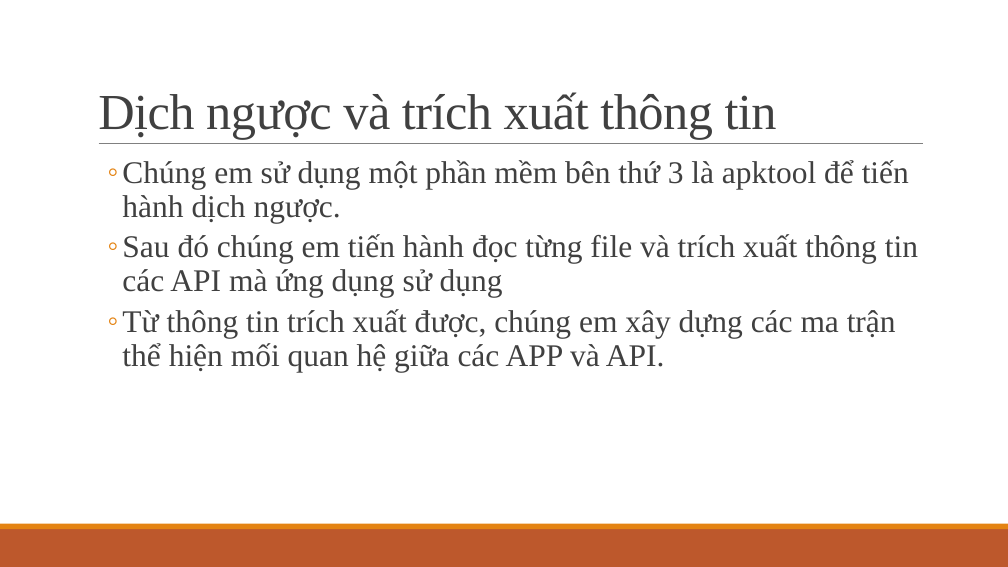
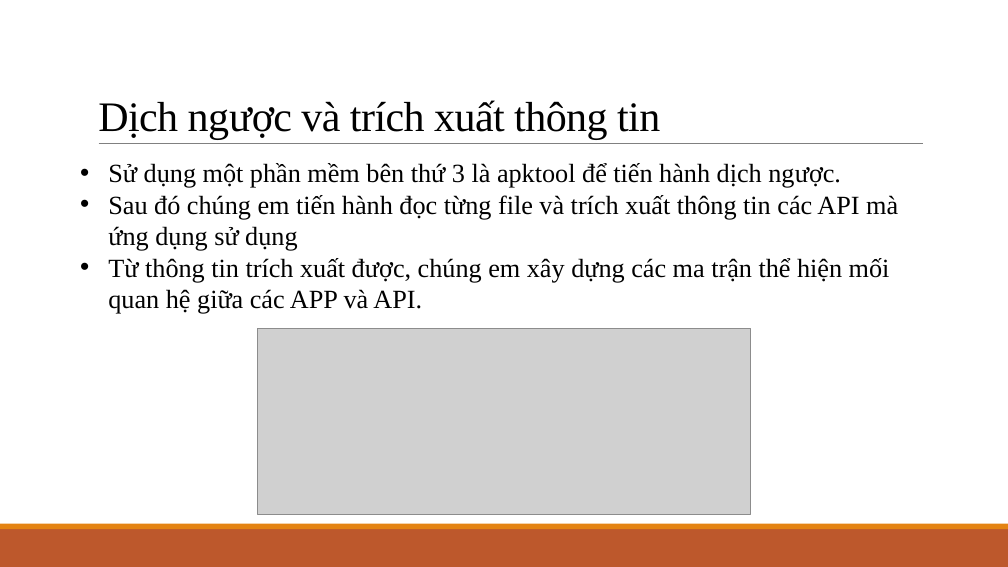
Before and after one commit to KMA-CT3-TTCS/document, a slide deck: slide 13 of Thái-Thị-Thanh-Vân_Nhóm1_v1.0.pptx (slide 10 before the commit). Drawn at 1008x567 pixels with LibreOffice and Linux fonts; fonts in the diff are those of the drawing; grey boxes stand for pictures. Boxes give left, top, right and bottom in pixels: in the first picture for what was removed or moved away, otherwise in the second. Text is boxed around its words. In the diff, an @@ line names an element or a change of style, - is before the commit and + after.

```diff
--- a/Thái-Thị-Thanh-Vân_Nhóm1_v1.0.pptx
+++ b/Thái-Thị-Thanh-Vân_Nhóm1_v1.0.pptx
@@ title "Dịch ngược và trích xuất ..." at (98,100,660,139): size 48 to 40 pt, text colour #404040 to #000000 @@
@@ text "Sử dụng một phần mềm ...": place and size @@
-text "Sử dụng một phần mềm ..." at (122,160,918,372)
+text "Sử dụng một phần mềm ..." at (108,163,898,314)
@@ text at (108,163,841,188): text changed; size 30 to 25 pt; text colour #404040 to #000000 @@
-  ◦ Chúng em sử dụng một phần mềm bên thứ 3 là apktool để tiến hành dịch ngược.
+  • Sử dụng một phần mềm bên thứ 3 là apktool để tiến hành dịch ngược.
@@ text at (108,195,898,314): size 30 to 25 pt, text colour #404040 to #000000 in "Sau đó chúng em tiến hành đọc ...", "Từ thông tin trích xuất được, chúng ..."; bullet ◦ to •; line spacing 0.9 to 1; less space between paragraphs @@
@@ picture added at (257,328,751,514) @@
```
Also in this commit, not shown: 16 other slides changed, 4 slides added, 2 slides removed.
